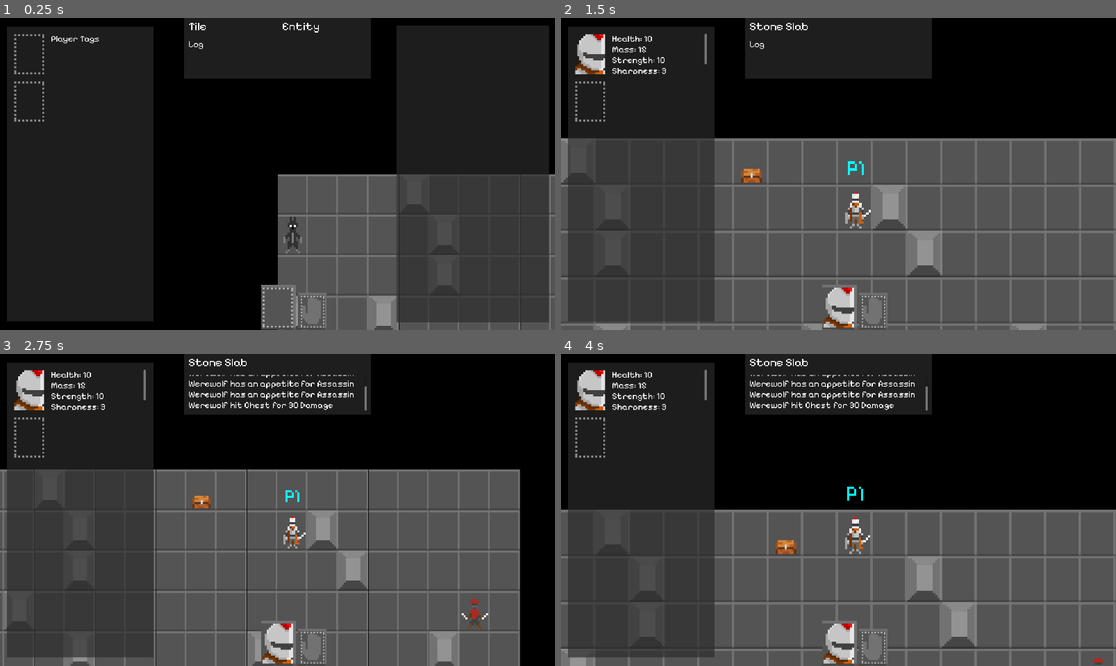
Above: before the commit, frames 1-4 (two rows, left to right).
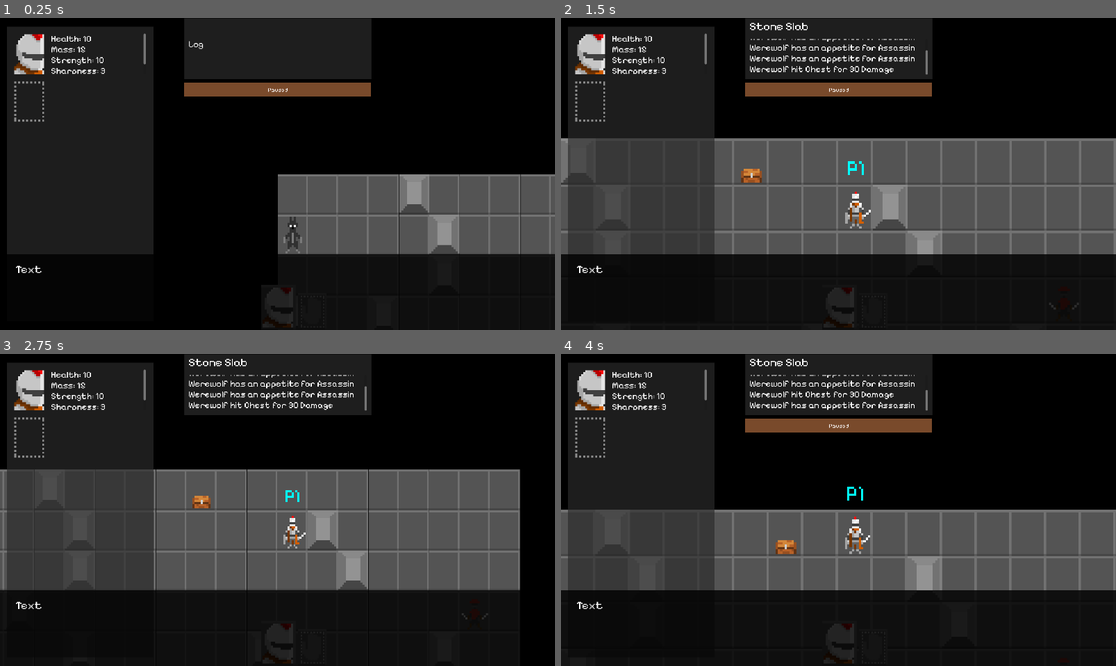
Above: after the commit, the same moments.

Repository: joshandersn/firecrest
Game: Godot game, scene res://main.tscn
Same seed, same stepped clock (60 frames per second), same inputs: the game is played once before the commit and once after it.
Inputs (mouse positions are in pixels of both pictures, inside the frame that each line leads up to):
- Up to frame 1 (0.25 s): no input
- Up to frame 2 (1.5 s): tap Enter (ui_accept) at 0.5, 0.6, 0.77, 1.07 s; move the mouse to (855, 192) at 0.52 s; hold D (move_right) 0.53-1.28 s; move the mouse to (583, 192) at 1.27 s; hold S (move_down) from 1.28 s (still down); tap = (zoom_in) at 1.35 s
- Up to frame 3 (2.75 s): tap Enter (ui_accept) at 1.52, 1.55, 1.82, 2.3 s; move the mouse to (16, 488) at 2.02 s; release S (move_down) at 2.03 s; hold D (move_right) from 2.03 s (still down); tap - (zoom_out) at 2.1 s
- Up to frame 4 (4 s): tap Enter (ui_accept) at 2.75, 2.85, 3.02, 3.32, 3.77, 3.8 s; move the mouse to (644, 491) at 2.77 s; release D (move_right) at 2.78 s; hold W (move_up) 2.78-3.53 s; move the mouse to (672, 528) at 3.52 s; hold A (move_left) from 3.53 s (still down); tap = (zoom_in) at 3.6 s

The runs differ from the first frame. In frame 1, 35% of the frame differs, in the area x 2-100%, y 1-100%; in frame 2, 26%; in frame 3, 23%; in frame 4, 26%.

Commit message:
WIP dialog ui

Diff:
--- a/Objects/entity.gd
+++ b/Objects/entity.gd
@@ -4,11 +4,10 @@
 @export var is_player := false
 @export var player_index := 0
 
-var detected_entities: Array[Node2D]
-
 @onready var move = $Move
 @onready var sensory = $Sensory
 
+var detected_entities: Array[Node2D]
 var rng = RandomNumberGenerator.new()
 
 func refresh() -> void:
--- a/Skills/move.gd
+++ b/Skills/move.gd
@@ -24,3 +24,5 @@
 					Game.opened_storage_contents = []
 					Game.emit_signal("ui_update")
 					Game.emit_signal("center_camera", parent)
+					if !Game.real_time:
+						Game.emit_signal("advance_turn")
--- a/game.gd
+++ b/game.gd
@@ -3,6 +3,7 @@
 # Config
 var tile_res := Vector2(15,20)
 var players: Array[Node2D]
+var real_time := false
 
 var opened_storage_contents: Array[ResEntity]
 var opened_storage_containers: Array[Node2D]
@@ -13,3 +14,10 @@
 signal ui_update
 signal center_camera
 signal game_log
+signal advance_turn
+
+#func satisfy_signals() -> void:
+	#emit_signal("advance_turn")
+	#emit_signal("ui_update")
+	#emit_signal("game_log", "hello world")
+	#emit_signal("center_camera")
--- a/main.gd
+++ b/main.gd
@@ -21,8 +21,8 @@
 		$UI.toggle_inventory_view()
 
 	if Input.is_action_just_pressed("ui_accept"):
-		#update_world()
-		pass
+		Game.real_time = !Game.real_time
+		Game.emit_signal("ui_update")
 
 func update_world() -> void:
 	var count = 0
@@ -98,6 +98,9 @@
 	spawn_entity(knight, true)
 	spawn_entity(chest)
 	Game.center_camera.connect(center_selection)
+	Game.advance_turn.connect(update_world)
+	Game.ui_update.emit()
 
 func _on_world_tick_timeout() -> void:
-	update_world()
+	if Game.real_time:
+		update_world()
--- a/main.tscn
+++ b/main.tscn
@@ -34,16 +34,45 @@
 grow_vertical = 2
 mouse_filter = 1
 
-[node name="inspectBG" type="ColorRect" parent="UI/HUD"]
+[node name="InspectBG" type="ColorRect" parent="UI/HUD"]
+layout_mode = 1
+anchors_preset = 5
+anchor_left = 0.5
+anchor_right = 0.5
+offset_left = -322.5
+offset_top = 1.0
+offset_right = 324.5
+offset_bottom = 211.0
+grow_horizontal = 2
+color = Color(0.168627, 0.168627, 0.168627, 0.705882)
+
+[node name="Paused" type="ColorRect" parent="UI/HUD"]
 layout_mode = 1
 anchors_preset = 5
 anchor_left = 0.5
 anchor_right = 0.5
 offset_left = -323.0
+offset_top = 223.0
 offset_right = 324.0
-offset_bottom = 210.0
-grow_horizontal = 2
-color = Color(0.168627, 0.168627, 0.168627, 0.705882)
+offset_bottom = 272.0
+grow_horizontal = 2
+color = Color(0.673104, 0.413496, 0.24002, 0.705882)
+
+[node name="Log" type="Label" parent="UI/HUD/Paused"]
+layout_mode = 1
+anchors_preset = 5
+anchor_left = 0.5
+anchor_right = 0.5
+offset_left = -308.0
+offset_top = 6.0
+offset_right = 309.0
+offset_bottom = 46.0
+grow_horizontal = 2
+theme_override_font_sizes/font_size = 20
+text = "Paused
+"
+horizontal_alignment = 1
+vertical_alignment = 1
 
 [node name="StorageBG" type="ColorRect" parent="UI/HUD"]
 layout_mode = 1
@@ -224,6 +253,39 @@
 theme_override_font_sizes/normal_font_size = 40
 text = "Entity"
 
+[node name="Dialog" type="Control" parent="UI/HUD"]
+layout_mode = 1
+anchor_top = 0.757
+anchor_right = 1.0
+anchor_bottom = 1.0
+offset_top = 0.439941
+grow_horizontal = 2
+grow_vertical = 2
+
+[node name="Scrim" type="ColorRect" parent="UI/HUD/Dialog"]
+layout_mode = 1
+anchors_preset = 15
+anchor_right = 1.0
+anchor_bottom = 1.0
+grow_horizontal = 2
+grow_vertical = 2
+color = Color(0, 0, 0, 0.823529)
+
+[node name="Log" type="RichTextLabel" parent="UI/HUD/Dialog"]
+layout_mode = 1
+anchors_preset = 15
+anchor_right = 1.0
+anchor_bottom = 1.0
+offset_left = 53.0
+offset_top = 28.0
+offset_right = -43.0
+offset_bottom = -24.0
+grow_horizontal = 2
+grow_vertical = 2
+theme_override_font_sizes/normal_font_size = 40
+text = "Text"
+scroll_following = true
+
 [node name="WorldTick" type="Timer" parent="."]
 wait_time = 2.0
 autostart = true
--- a/ui.gd
+++ b/ui.gd
@@ -77,6 +77,7 @@
 func update_ui() -> void:
 	$HUD/EntityInspect.text = str(Game.ui_inspect_entity_description)
 	$HUD/TileInspect.text = str(Game.ui_inspect_tile_description)
+	$HUD/Paused.visible = !Game.real_time
 	update_storage_list($HUD/OpenedStorageList, Game.opened_storage_contents)
 	if Game.players[0]:
 		var player = Game.players[0].entity
